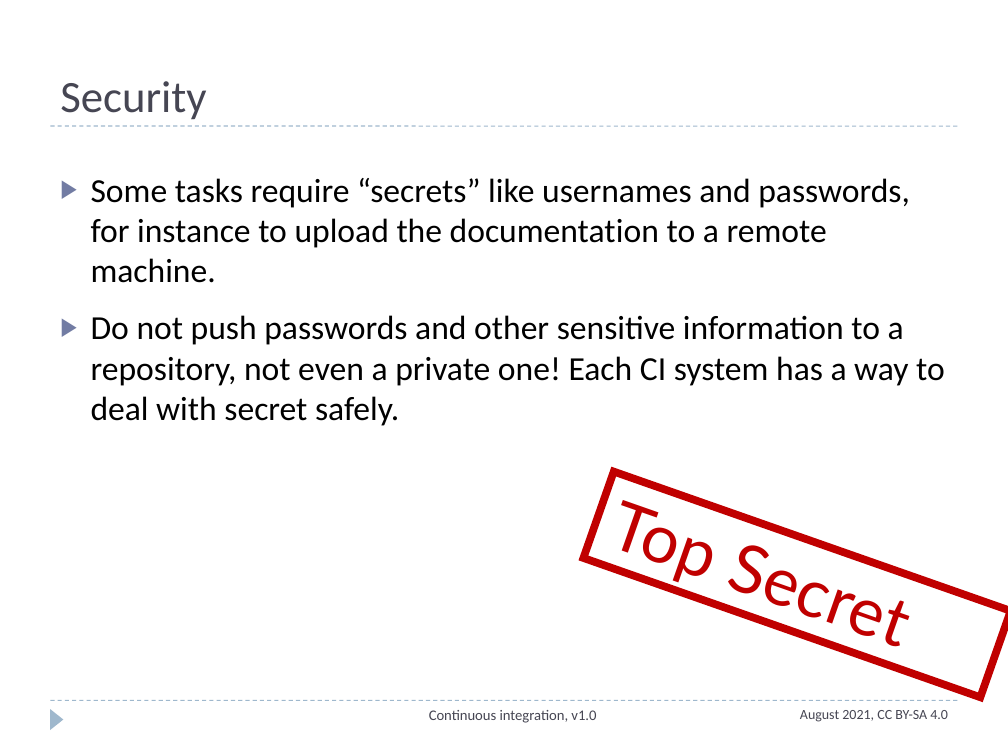
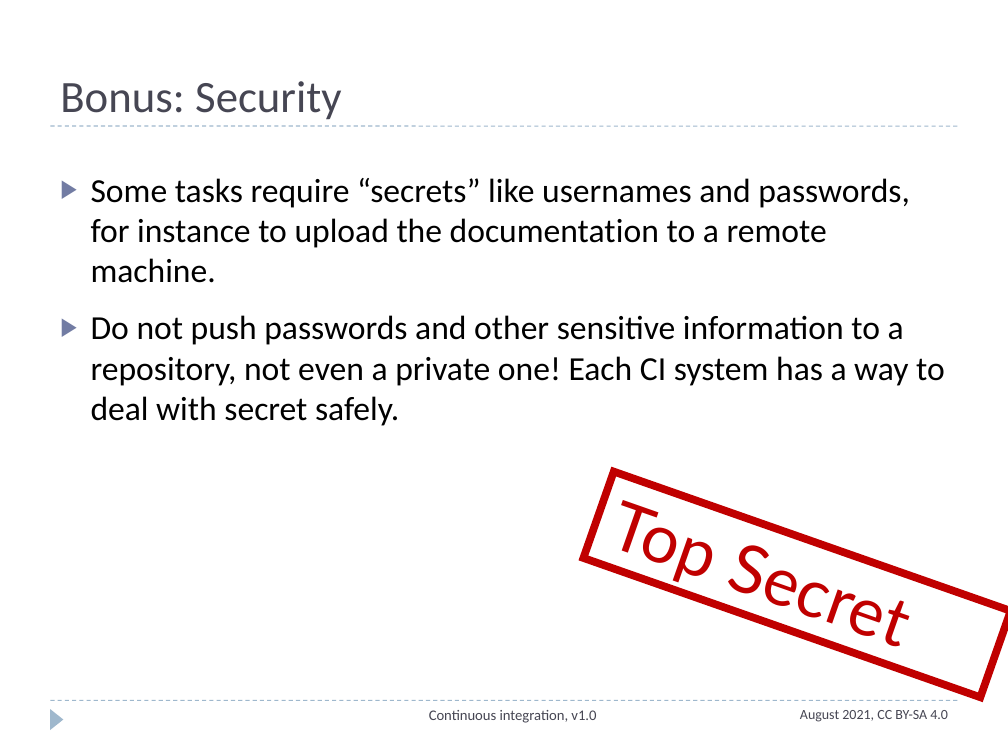
Before and after one commit to ASPP/testing_debugging_profiling, a slide deck: slide 21 of continuous_integration.pptx (slide 19 before the commit). Drawn at 1008x756 pixels with LibreOffice and Linux fonts; fonts in the diff are those of the drawing. Boxes give left, top, right and bottom in pixels: in the first picture for what was removed or moved away, otherwise in the second. Text is boxed around its words. In the diff, an @@ line names an element or a change of style, - is before the commit and + after.

```diff
--- a/continuous_integration.pptx
+++ b/continuous_integration.pptx
@@ title at (x1=60, y1=81, x2=341, y2=120): text changed @@
-Security
+Bonus: Security
```
Also in this commit, not shown: 2 other slides changed, 1 other file.
